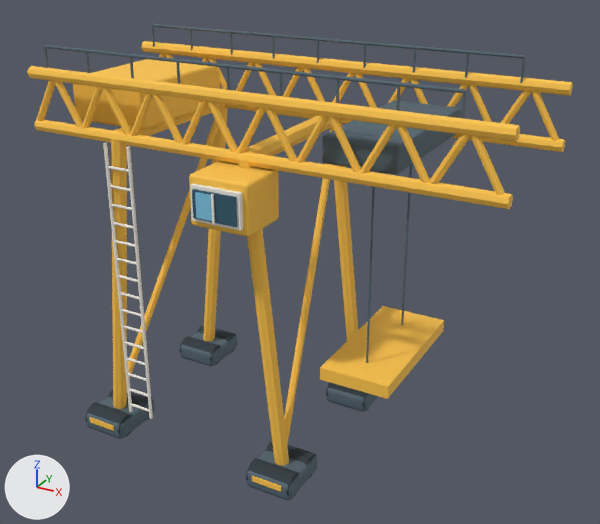
What one commit did to the Blender file assets-source/harbor-crane.blend.
Rendered twice from a 50 mm camera at (5.18, -7.81, 6.2) aimed at (0.91, -0.04, 2.32). Every picture has the same lights, and +X, +Y and +Z are marked at lower left. The first picture is the older version.

Names of what the first picture shows: 'blue glazing', 'gantry column', 'gantry feet', 'gantry wheels', 'reflection', 'white frame'.
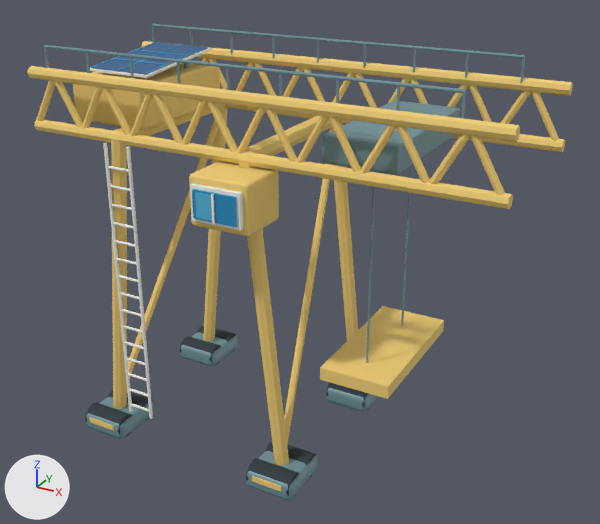
The change, as a list of edits to the scene's bpy script:
```text
Change mat_eco_metal:
    mat_eco_metal.base_color: (0.0844, 0.13, 0.165) -> (0.159, 0.287, 0.323)  # dark blue #526571 -> cyan #6f929a
Change mat_eco_signal:
    mat_eco_signal.base_color: (1.0, 0.565, 0.0704) -> (0.88, 0.624, 0.178)  # orange #ffc64b -> yellow #f1cf75
Change mat_eco_glassdark:
    mat_eco_glassdark.base_color: (0.0307, 0.0999, 0.153) -> (0.0203, 0.27, 0.521)  # dark blue #31596d -> blue #278ebf
Add mat_eco_solar:
    mat_eco_solar = principled_material('eco.solar')
    mat_eco_solar.base_color = (0.0176, 0.109, 0.279)  # blue #245d90
    mat_eco_solar.roughness = 0.4
Change me_cubo_3283:
    used by ob_white_frame; location = (0.0, 0.0, 0.0)
    verts and faces of me_cubo_3283; kept vertices keep their numbers, new ones are numbered from 288
    remove me_cubo_3283.from_pydata(...)  # 288 vertices, 182 faces; spans x -0.95..1.09, y -1.6..-1.08, z 0.3..3.75
    add me_cubo_3283.from_pydata(...)  # 296 vertices, 188 faces; spans x -1.53..1.09, y -1.6..0.63, z 0.3..4.54
    me_cubo_3283 part 1
    add verts[288] = (-1.53, -0.62, 4.42)  # pixel (87, 68)
    add verts[289] = (-1.53, 0.62, 4.54)  # pixel (154, 42)
    add verts[290] = (-1.53, -0.62, 4.4)  # pixel (87, 70)
    add verts[291] = (-1.53, 0.63, 4.52)
    add for new, old in zip([*range(292, 296)], [*range(288, 292)]): verts[new] = verts[old] + (0.85, 0.0, 0.0)
    add faces += [(288, 292, 293, 289), (290, 291, 295, 294), (288, 289, 291, 290), (288, 290, 294, 292), (292, 294, 295, 293), (289, 293, 295, 291)]
Change me_cubo_3285:
    used by ob_reflection; location = (0.7, -1.58, 3.45)
    remove me_cubo_3285.from_pydata(...)  # 8 vertices, 6 faces; spans x -0.105..0.105, y -0.004..0.004, z -0.132..0.132
    add me_cubo_3285.from_pydata(...)  # 68 vertices, 46 faces; spans x -1.5..0.805, y -1.584..0.596, z 3.318..4.555
    me_cubo_3285 part 2: 60 vertices added at x -1.5..-0.7, y -0.596..0.596, z 4.426..4.555
    me_cubo_3285 part 3: 8 vertices removed from x -0.105..0.105, y -0.004..0.004, z -0.132..0.132
    me_cubo_3285 part 4: 8 vertices added at x 0.595..0.805, y -1.584..-1.576, z 3.318..3.582
    me_cubo_3285 part 5: the surface is now shaded smooth
Add me_photovoltaic_cells_026:
    me_photovoltaic_cells_026.from_pydata([(-1.5, -0.6, 4.428), (-0.7, -0.6, 4.428), (-0.7, 0.6, 4.548), (-1.5, 0.6, 4.548)], [], [(0, 1, 2, 3)])
    me_photovoltaic_cells_026.materials.append(mat_eco_solar)  # blue #245d90
Change ob_reflection:
    ob_reflection.location: (0.7, -1.58, 3.45) -> (0.0, 0.0, 0.0)
Add ob_photovoltaic_cells:
    ob_photovoltaic_cells = bpy.data.objects.new('photovoltaic cells', me_photovoltaic_cells_026)
    ob_photovoltaic_cells.location = (0.0, 0.0, 0.0)
```

What differs and where, as boxes [x1, y1, x2, y2] in the pictures (600 x 524 px):
'gantry column', recoloured (orange to yellow)
    both: [27, 41, 573, 492]
'gantry feet', recoloured
    both: [44, 24, 525, 500]
'white frame', reshaped (9% wider, 34% taller)
    before: [103, 143, 243, 419]
    after: [90, 48, 243, 419]
'photovoltaic cells', added (blue)
    after: [93, 42, 208, 74]
'blue glazing', recoloured (dark blue to blue)
    both: [192, 189, 237, 227]
'reflection', reshaped, moved (578% wider, 500% taller)
    before: [195, 192, 212, 221]
    after: [91, 42, 212, 221]
part 1 of me_cubo_3283, added
    after: [90, 48, 212, 78]
part 2 of me_cubo_3285, added
    after: [91, 42, 207, 74]
part 3 of me_cubo_3285, deleted (cyan)
    before: [195, 192, 212, 221]
part 4 of me_cubo_3285, added (cyan)
    after: [195, 192, 212, 221]
